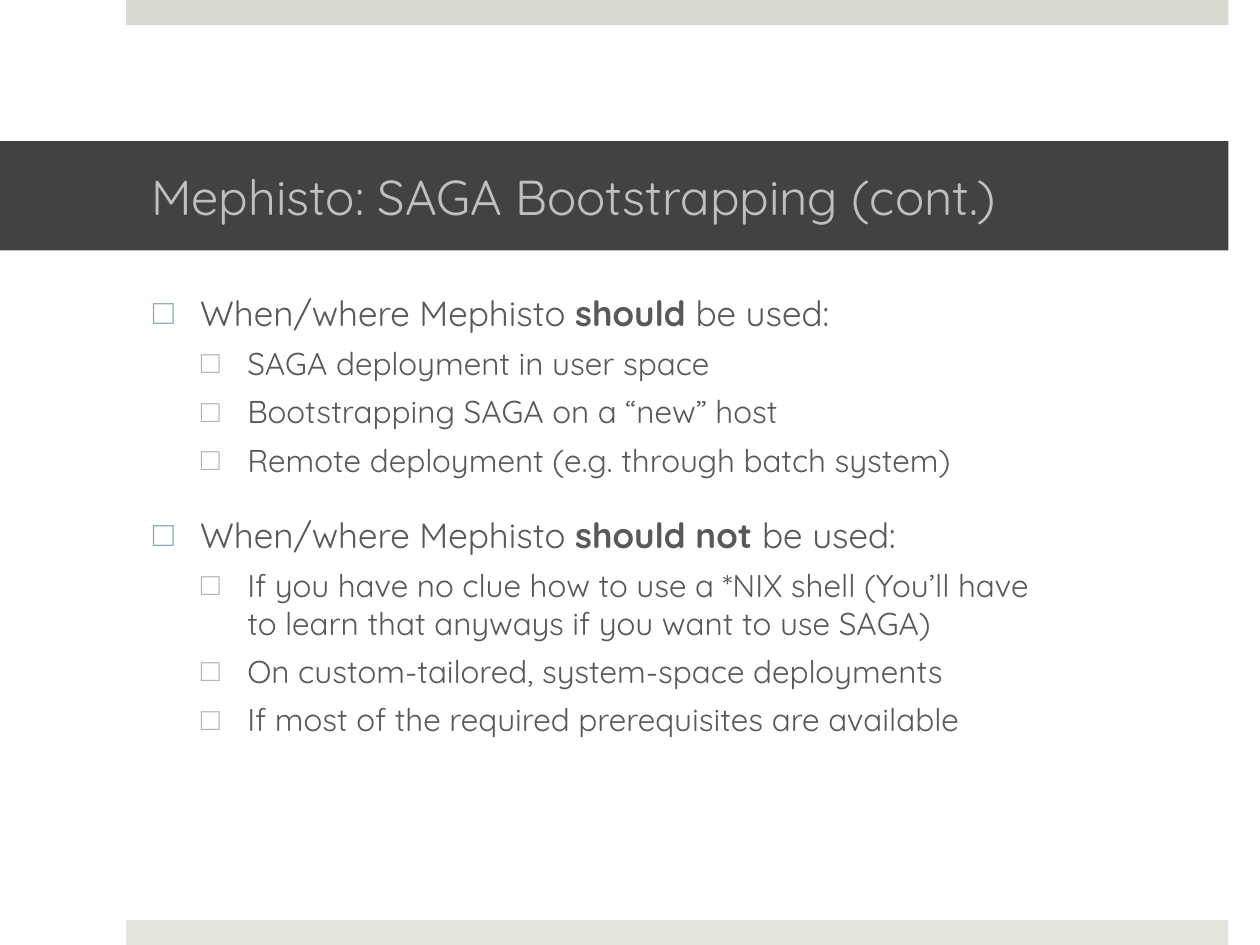
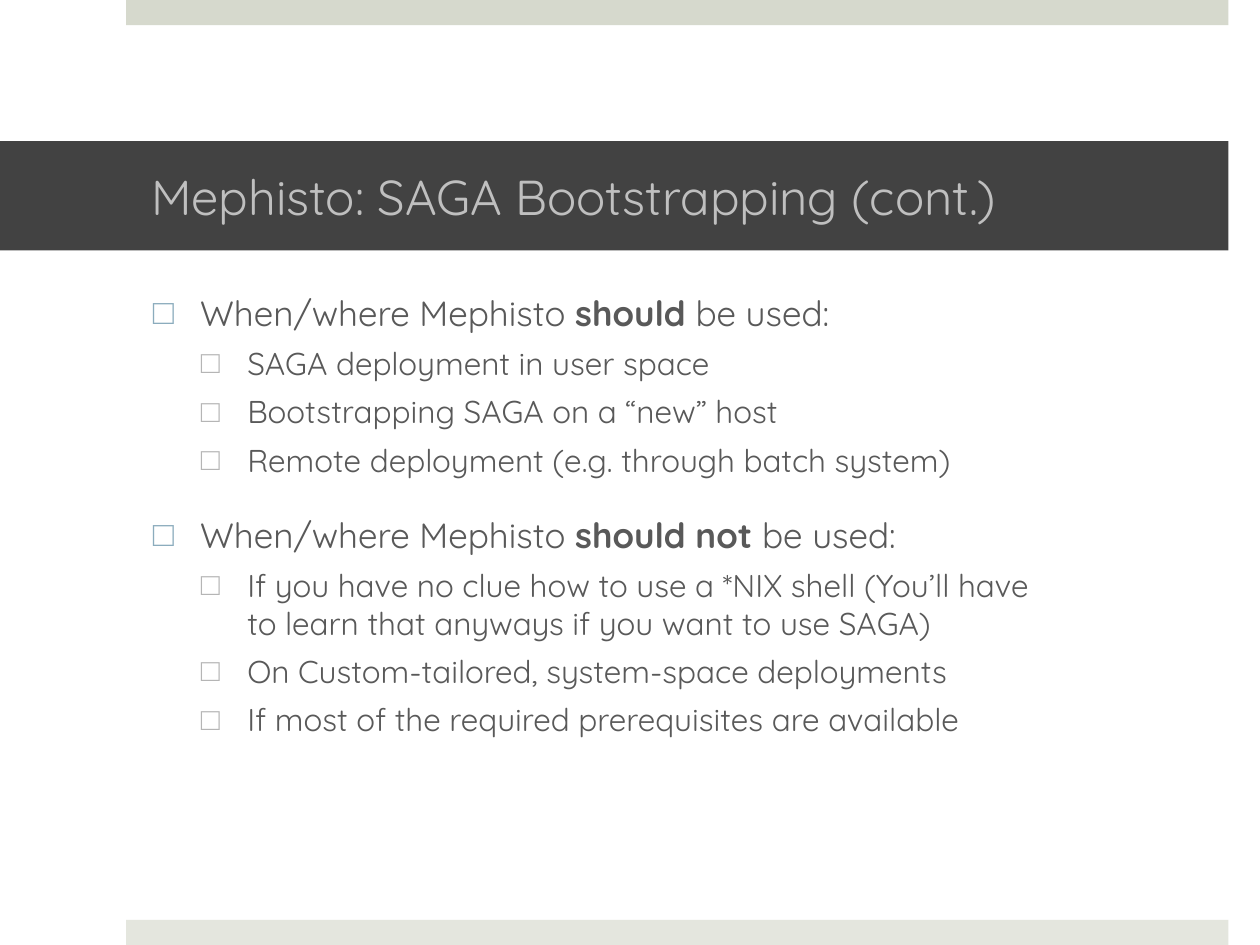
Before and after one commit to saga-project/saga-cpp-legacy-projects, a slide deck: slide 11 of tutorial/general_tutorial/Installation.pptx. Drawn at 1260x945 pixels with LibreOffice and Linux fonts; fonts in the diff are those of the drawing; background and template pictures are left out. Boxes give left, top, right and bottom in pixels: in the first picture for what was removed or moved away, otherwise in the second. Text is boxed around its words. In the diff, an @@ line names an element or a change of style, - is before the commit and + after.

```diff
--- a/tutorial/general_tutorial/Installation.pptx
+++ b/tutorial/general_tutorial/Installation.pptx
@@ text at [247, 659, 946, 690]: text changed @@
-  □ On custom-tailored, system-space deployments
+  □ On Custom-tailored, system-space deployments
```
Also in this commit, not shown: 2 other slides changed.
